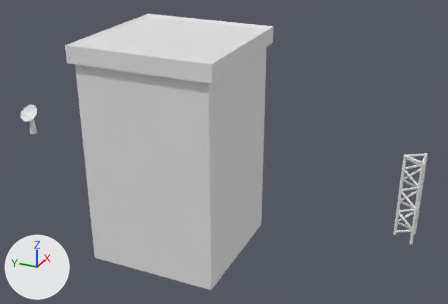
A saved change to the FBX model Assets/Prefabs/FBX Models/Building3.fbx.
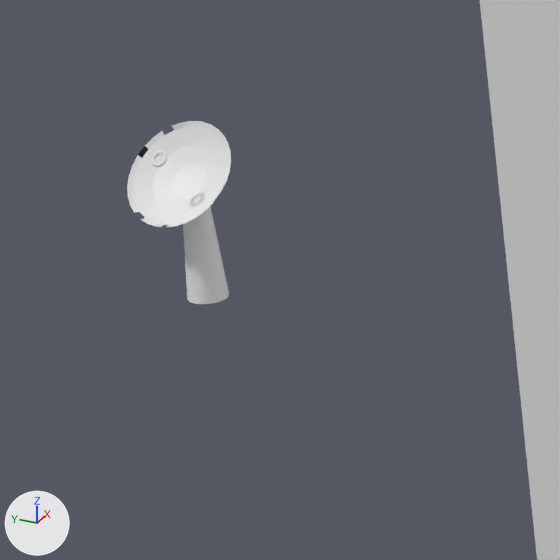
The first picture shows the older version from a 50 mm lens placed at (-37.9, -20.8, 19.7), pointed at (0.8, -3.4, 0.4). The close-ups show both versions on the part from 0% to 20% of the width and 28% to 58% of the height of that picture; other places that the commit changed are outside them. The axes (+X, +Y, +Z) are drawn at lower left. The lights are the same throughout. Where no turn or scale is listed for an object, it has been applied to the vertices.
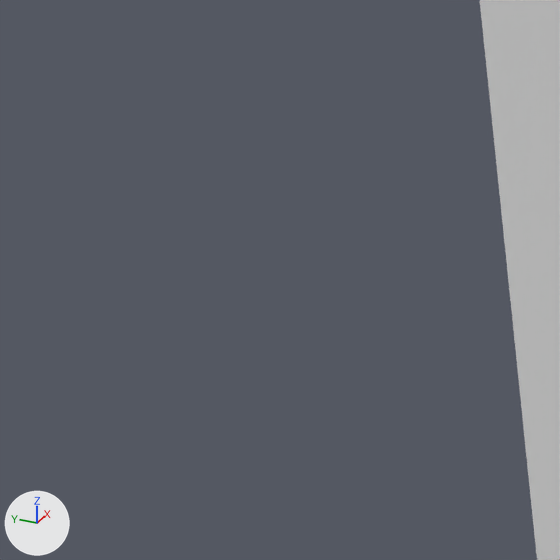
Boxes [x1, y1, x2, y2] around the edits, measured in the close-ups (560 x 560 px):
'Sphere', deleted
    before: [127, 121, 231, 227]
'Cylinder.027', deleted
    before: [183, 207, 229, 304]
'Torus', deleted
    before: [151, 151, 168, 167]

The change, as a list of edits to the scene's bpy script:
```text
Remove ob_cylinder_027:
    ob_cylinder_027 = bpy.data.objects.new('Cylinder.027', me_cylinder_029)
    ob_cylinder_027.location = (0.0, 14.02, 0.0)
Remove ob_sphere:
    ob_sphere = bpy.data.objects.new('Sphere', me_sphere)
    ob_sphere.location = (-0.12, 14.02, 1.03)
Remove ob_torus:
    ob_torus = bpy.data.objects.new('Torus', me_torus)
    ob_torus.location = (-0.56, 14.02, 1.47)
    ob_torus.rotation_euler = (0.0, -0.785, 0.0)  # degrees (0, -45, 0)
    ob_torus.scale = (-0.0953, -0.0953, -0.0953)
```
